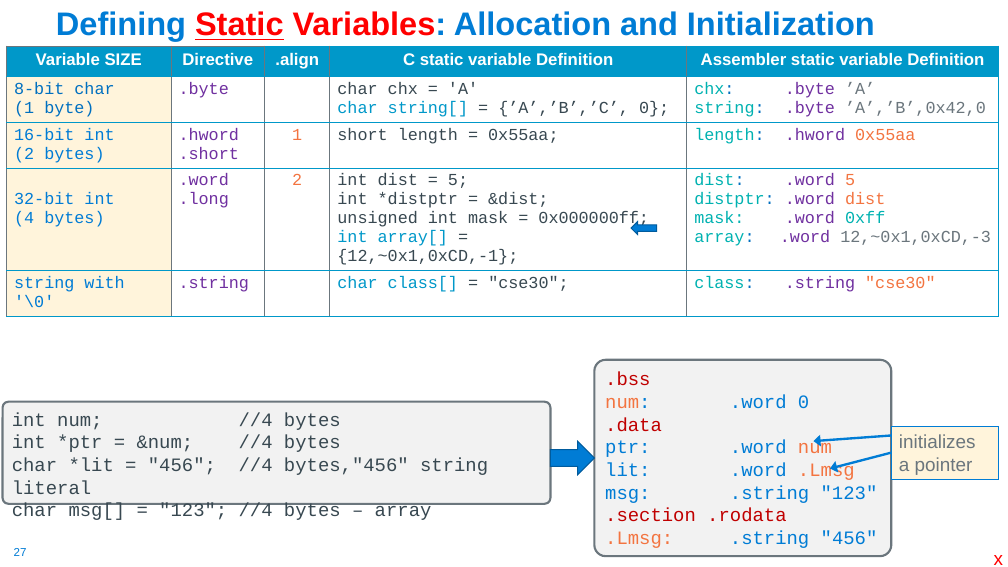
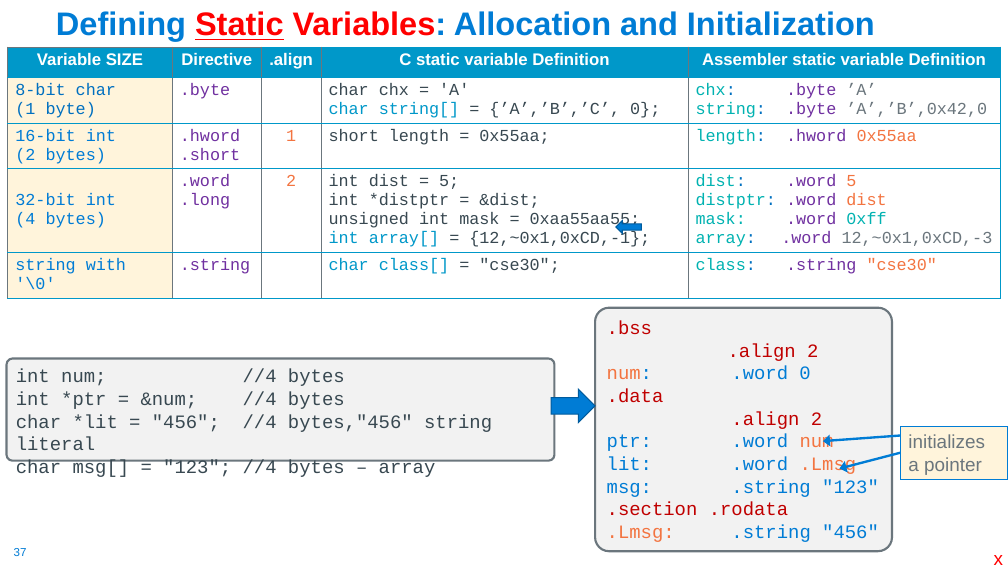
Before and after one commit to cse30-fa22/Muller_CSE30_Lecture_Slides, a slide deck: slide 37 of 08_Assm_Part3.pptx (slide 27 before the commit). Drawn at 1008x567 pixels with LibreOffice and Linux fonts; fonts in the diff are those of the drawing. Boxes give left, top, right and bottom in pixels: in the first picture for what was removed or moved away, otherwise in the second. Text is boxed around its words. In the diff, an @@ line names an element or a change of style, - is before the commit and + after.

```diff
--- a/08_Assm_Part3.pptx
+++ b/08_Assm_Part3.pptx
@@ table at (x1=8, y1=47, x2=1000, y2=294) @@
-row 4, column 4: int dist = 5; / int *distptr = &dist; / unsigned int mask = 0x000000ff; / int array[] = / {12,~0x1,0xCD,-1};
+row 4, column 4: int dist = 5; / int *distptr = &dist; / unsigned int mask = 0xaa55aa55; / int array[] = {12,~0x1,0xCD,-1};
@@ right arrow moved from (x1=631, y1=222, x2=657, y2=234) to (x1=616, y1=221, x2=642, y2=234) @@
@@ rounded rectangle ".bss" resized from (x1=594, y1=360, x2=892, y2=557) to (x1=595, y1=308, x2=892, y2=551) @@
@@ rounded rectangle "int num; //4 bytes" moved from (x1=2, y1=402, x2=551, y2=504) to (x1=7, y1=358, x2=555, y2=461) @@
@@ text in rounded rectangle at (x1=728, y1=343, x2=818, y2=361): paragraph added @@
+.align 2
@@ right arrow moved from (x1=551, y1=442, x2=594, y2=475) to (x1=551, y1=389, x2=595, y2=423) @@
@@ text in rounded rectangle at (x1=731, y1=411, x2=822, y2=429): paragraph added @@
+.align 2
@@ 2 arrows, 1 rectangle moved together from (x1=814, y1=426, x2=999, y2=480) to (x1=823, y1=426, x2=1008, y2=480) @@
```
Also in this commit, not shown: 12 other slides changed, 15 slides added, 1 slide removed, 1 other file.
